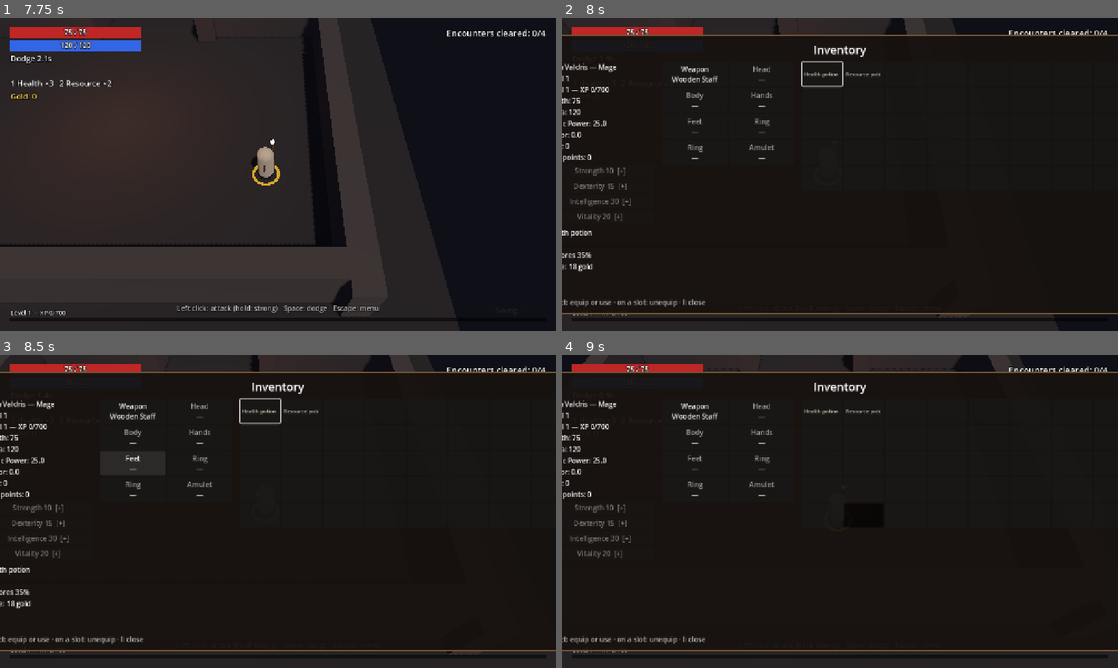
Above: before the commit, frames 1-4 (two rows, left to right).
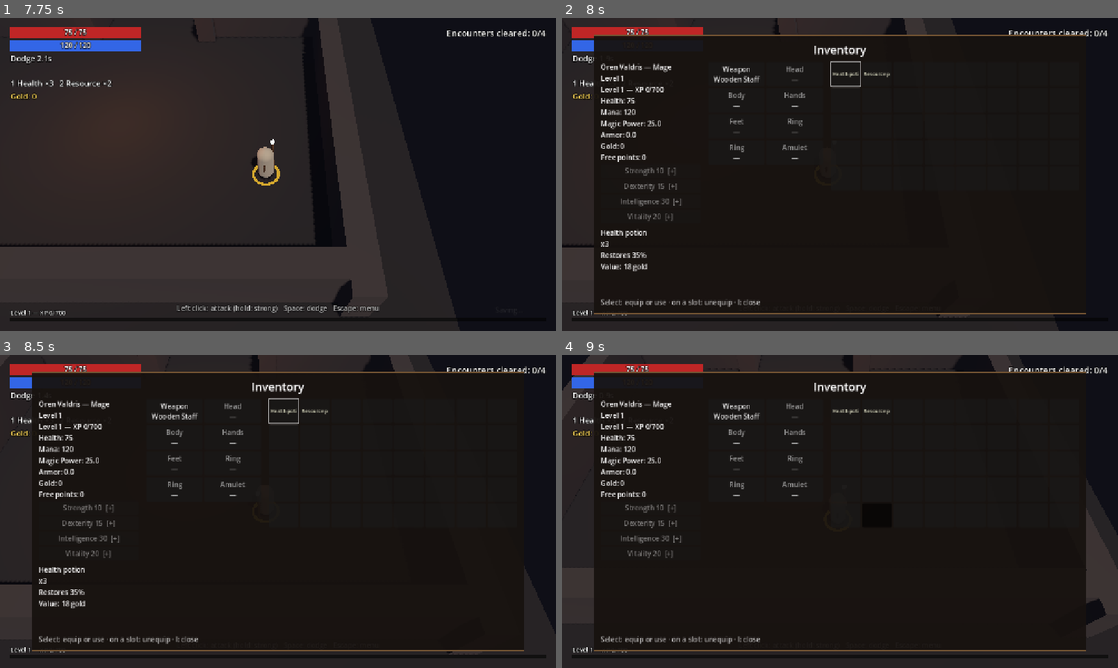
Above: after the commit, the same moments.

Repository: binascohub/southern-mercenaries
Game: Godot game, scene res://game/main/main.tscn
The game is run twice, just before and just after one commit, with the same random seed, the same clock (stepped at 60 frames per second) and the same inputs.
Inputs (mouse positions are in pixels of both pictures, inside the frame that each line leads up to):
- Up to frame 1 (7.75 s): click "English" at 0.5 s; click "New campaign" at 1.25 s; click "Mage" at 2 s; click "Male" at 2.75 s; click "Create" at 3.5 s; tap Enter at 4.25 s; move the mouse to (400, 158) at 4.27 s; press the mouse at (400, 158) at 4.28 s; hold D (move_right) 4.28-5.03 s; move the mouse to (166, 190) at 5.02 s; release the mouse at (166, 190) at 5.03 s; hold S (move_down) 5.03-5.78 s; tap T (chat_quick) at 5.1 s; move the mouse to (333, 105) at 5.77 s; hold D (move_right) 5.78-6.53 s; tap Space (evade) at 5.85 s; move the mouse to (250, 237) at 6.52 s; hold W (move_up) 6.53-7.28 s; right-click (250, 237) at 6.6 s; click (250, 237) at 6.67 s; move the mouse to (444, 221) at 7.27 s; hold A (move_left) from 7.28 s (still down); tap Shift (mount) at 7.35 s
- Up to frame 2 (8 s): keep holding A (move_left); tap I (inventory) at 7.9 s
- Up to frame 3 (8.5 s): keep holding A (move_left); move the mouse to (111, 464) at 8.02 s; tap Z (pickup_all) at 8.1 s
- Up to frame 4 (9 s): move the mouse to (867, 511) at 8.77 s; release A (move_left) at 8.78 s; hold S (move_down) from 8.78 s (still down); tap 3 (potion_elemental) at 8.85 s; click (867, 511) at 8.92 s

Frame 1 is identical in both runs. In frame 2, 5.2% of the frame differs, in the area x 0-100%, y 5-95%; in frame 3, 5.7%; in frame 4, 6.4%.

Commit message:
Inventory fits 1280 px; whole numbers stay int after loading
- Inventory window: narrower bag cells and slots so the attributes and the
  bag are no longer cut off at 1280 × 720 (seen in the CI screenshot).
- Free and skill points no longer become 5.0: the per-level values from
  balance.json are converted to int.
- Characters read from disk or the network convert whole floats back to
  int, so a continued game shows "Level 2", not "Level 2.0".

Co-Authored-By: Claude Opus 5.5 <noreply@anthropic.com>
Claude-Session: https://claude.ai/code/session_01MWiCKsBtrMFkhtUwdNioUQ

Diff:
--- a/game/rpg/character_data.gd
+++ b/game/rpg/character_data.gd
@@ -58,7 +58,8 @@
 	if not source is Dictionary:
 		return null
 	var c := CharacterData.new()
-	c.data = SaveSystem.migrate_character(source.duplicate(true))
+	# O JSON devolve todo número como float: inteiros voltam a ser int ("Nível 2", não "2.0").
+	c.data = _canonical(SaveSystem.migrate_character(source.duplicate(true)))
 	return c if c.validate().is_empty() else null
 
 
@@ -163,8 +164,9 @@
 	while int(data.level) < GameData.balance.max_level and int(data.xp) >= xp_to_next(int(data.level)):
 		data.xp = int(data.xp) - xp_to_next(int(data.level))
 		data.level = int(data.level) + 1
-		data.free_points = int(data.free_points) + GameData.balance.attribute_points_per_level
-		data.skill_points = int(data.skill_points) + GameData.balance.skill_points_per_level
+		# Números do JSON chegam como float: a ficha guarda inteiros ("5", não "5.0").
+		data.free_points = int(data.free_points) + int(GameData.balance.attribute_points_per_level)
+		data.skill_points = int(data.skill_points) + int(GameData.balance.skill_points_per_level)
 		gained += 1
 	if int(data.level) >= GameData.balance.max_level:
 		data.xp = 0
--- a/game/ui/inventory_menu.gd
+++ b/game/ui/inventory_menu.gd
@@ -12,7 +12,9 @@
 signal trade_requested
 
 const BAG_COLUMNS := 8
-const CELL := Vector2(92, 56)
+## Cabe em 1280 px: atributos 230 + slots 2 × 130 + bolsa 8 × 68 (+ espaços).
+const CELL := Vector2(68, 56)
+const SLOT_SIZE := Vector2(130, 56)
 
 var _player: Player
 var _panel: PanelContainer
@@ -77,7 +79,7 @@
 	var c := _player.character
 	var d := c.data
 	var cls := c.class_data()
-	_stats.text = "\n".join([
+	_stats.text = "\n".join(PackedStringArray([
 		"%s — %s" % [d.name, tr(cls.name_key)],
 		tr("INV_LEVEL").format({"level": d.level}),
 		tr("HUD_LEVEL_XP").format({"level": d.level, "xp": d.xp, "next": CharacterData.xp_to_next(int(d.level))}),
@@ -86,8 +88,8 @@
 		tr("INV_POWER").format({"name": tr(cls.power_key), "value": "%.1f" % c.power()}),
 		tr("INV_ARMOR").format({"value": "%.1f" % c.armor()}),
 		tr("HUD_GOLD").format({"gold": d.gold}),
-		tr("INV_FREE_POINTS").format({"points": d.free_points}),
-	])
+		tr("INV_FREE_POINTS").format({"points": int(d.free_points)}),
+	]))
 	for attr in CharacterData.ATTRIBUTES:
 		var button: Button = _attr_buttons[attr]
 		button.text = tr("ATTR_" + attr.to_upper()).format({"value": c.attribute(attr)})
@@ -110,8 +112,8 @@
 
 func _short(item: Dictionary) -> String:
 	var name := Items.display_name(item)
-	if name.length() > 22:
-		name = name.substr(0, 21) + "…"
+	if name.length() > 16:
+		name = name.substr(0, 15) + "…"
 	if item.kind != Items.EQUIPMENT and int(item.count) > 1:
 		name += " x%d" % item.count
 	return name
@@ -173,7 +175,7 @@
 
 	# Atributos.
 	var left := VBoxContainer.new()
-	left.custom_minimum_size = Vector2(250, 0)
+	left.custom_minimum_size = Vector2(230, 0)
 	columns.add_child(left)
 	_stats = _text_label()
 	left.add_child(_stats)
@@ -191,7 +193,7 @@
 	for slot in CharacterData.SLOTS:
 		var button := Button.new()
 		button.auto_translate_mode = Node.AUTO_TRANSLATE_MODE_DISABLED
-		button.custom_minimum_size = Vector2(150, 56)
+		button.custom_minimum_size = SLOT_SIZE
 		button.clip_text = true
 		button.pressed.connect(func() -> void: _player.request_unequip(slot))
 		button.focus_entered.connect(func() -> void:
@@ -209,7 +211,7 @@
 		button.auto_translate_mode = Node.AUTO_TRANSLATE_MODE_DISABLED
 		button.custom_minimum_size = CELL
 		button.clip_text = true
-		button.add_theme_font_size_override("font_size", 12)
+		button.add_theme_font_size_override("font_size", 11)
 		button.pressed.connect(func() -> void: _player.request_use(i))
 		button.focus_entered.connect(func() -> void:
 			_focused = {"bag": i}
--- a/tests/rpg_tests.gd
+++ b/tests/rpg_tests.gd
@@ -235,6 +235,9 @@
 	SaveSystem.save_character(c)
 	var back := SaveSystem.load_character(c.data.id)
 	_check(back != null and not back.is_edited(), "personagem lido do disco não é acusado (inteiros viram float no JSON)")
+	_check(back != null and typeof(back.data.level) == TYPE_INT and typeof(back.data.gold) == TYPE_INT
+		and typeof(back.data.attributes.int) == TYPE_INT, "números inteiros continuam int depois do disco")
+	_check(back != null and str(back.data.free_points) == "0", "pontos livres sem \".0\"")
 	var net := CharacterData.from_dict(JSON.parse_string(JSON.stringify(c.to_dict())))
 	_check(net != null and not net.is_edited(), "ficha que passou por JSON continua igual")
 	# Edita o arquivo à mão: continua válido, mas o resumo não bate.
